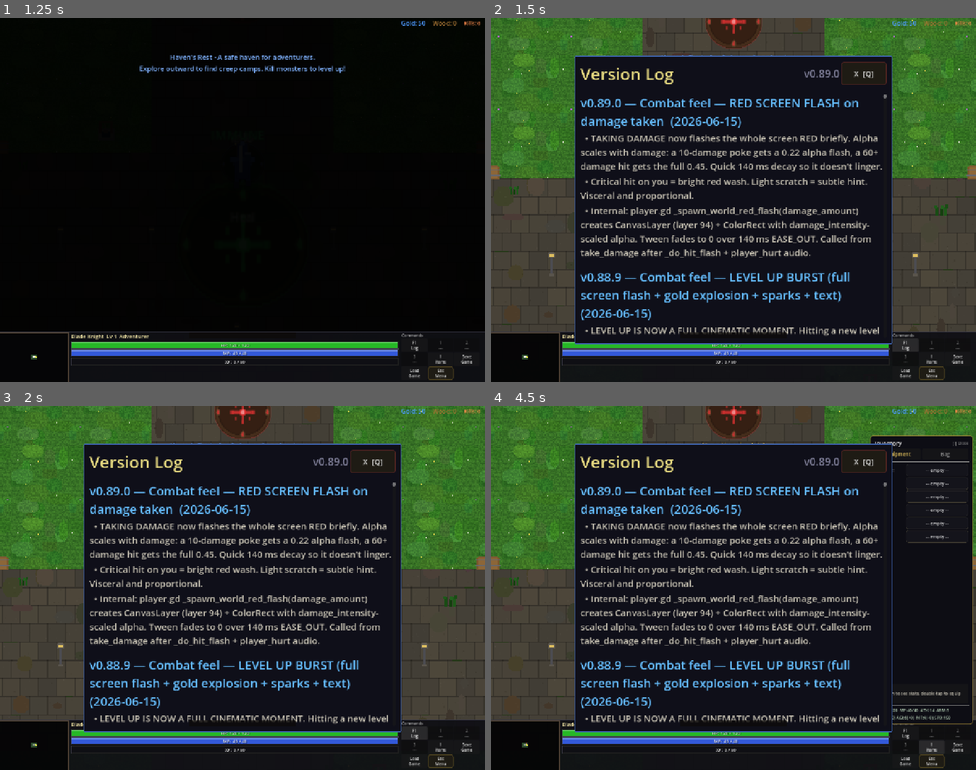
Above: before the commit, frames 1-4 (two rows, left to right).
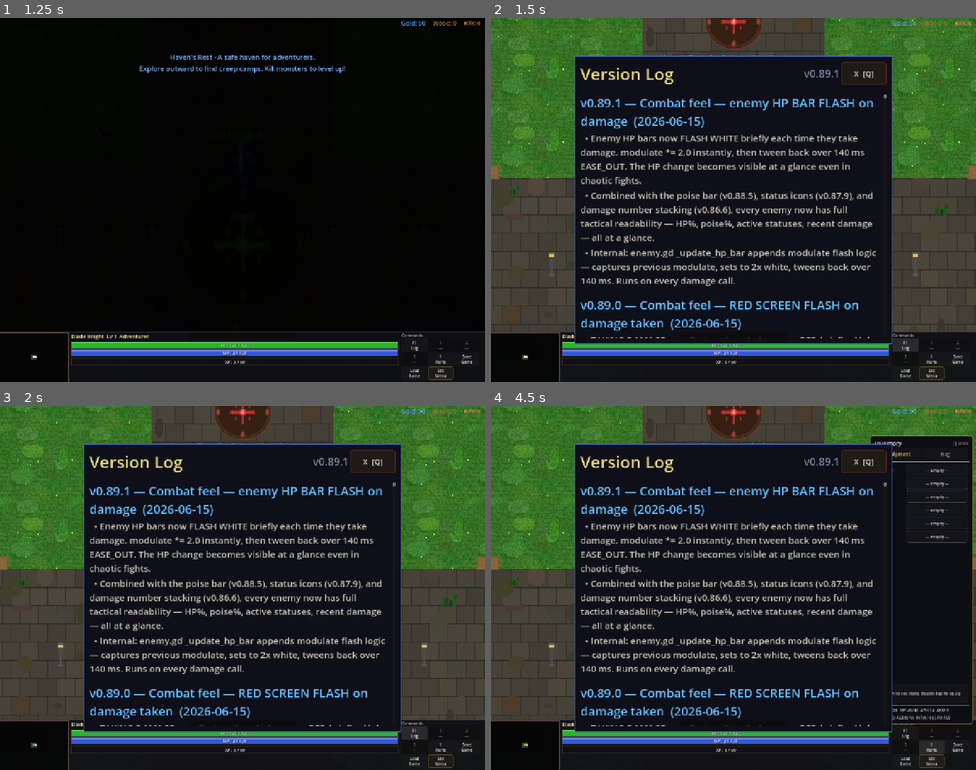
Above: after the commit, the same moments.

Repository: slxny/legends-open-rpg
Game: Godot game, scene res://scenes/main.tscn
Two runs of this game, one before a commit and one after it. Both use one fixed random seed, a clock stepped at 60 frames per second and the inputs below.
Inputs (mouse positions are in pixels of both pictures, inside the frame that each line leads up to):
- Up to frame 1 (1.25 s): tap Enter at 0.5 s; move the mouse to (218, 272) at 0.52 s; hold W (move_up) from 0.53 s (still down); hold Q (ability_1) from 0.53 s (still down); click (218, 272) at 0.67 s
- Up to frame 2 (1.5 s): release W (move_up) at 1.25 s; release Q (ability_1) at 1.25 s; click "F1 Log" at 1.25 s
- Up to frame 3 (2 s): no input
- Up to frame 4 (4.5 s): click "1 ---" at 2 s; click "2 ---" at 2.75 s; click "3 ---" at 3.5 s; click "I Items" at 4.25 s

Frame 1 is identical in both runs. In frame 2, 11% of the frame differs, in the area x 18-81%, y 14-88%; in frame 3, 11%; in frame 4, 11%.

Commit message:
v0.89.1: Combat feel — enemy HP BAR FLASH on damage
Enemy HP bars now flash white briefly each time they take damage.
modulate *= 2.0 instantly, tweens back over 140ms EASE_OUT.

HP change visible at a glance even in chaotic fights.

- enemy.gd _update_hp_bar:
  After hp_bar.set_value and visibility check:
    captures prev_mod = hp_bar.modulate
    hp_bar.modulate = Color(2.0, 2.0, 2.0, prev_mod.a)
    Tween modulate → prev_mod over 0.14s EASE_OUT.
  Runs on every damage call (called from take_damage,
  poise damage paths, etc.).

Combined with poise bar (v0.88.5), status icons (v0.87.9), damage
number stacking (v0.86.6), every enemy now has full tactical
readability — HP, poise, active statuses, recent damage — all at
a glance.

Headless: smoke all PASS, parse clean.

Co-Authored-By: Claude Opus 4.7 (1M context) <noreply@anthropic.com>

Diff:
--- a/scenes/enemies/enemy.gd
+++ b/scenes/enemies/enemy.gd
@@ -3336,6 +3336,12 @@
 		hp_bar.set_value(stats.current_hp, stats.max_hp)
 		if not _is_selected:
 			hp_bar.visible = stats.current_hp < stats.max_hp
+		# Phase 6.x — brief white flash on HP bar when damage is taken so
+		# the change is visible at a glance.
+		var prev_mod := hp_bar.modulate
+		hp_bar.modulate = Color(2.0, 2.0, 2.0, prev_mod.a)
+		var t := hp_bar.create_tween()
+		t.tween_property(hp_bar, "modulate", prev_mod, 0.14).set_trans(Tween.TRANS_QUAD).set_ease(Tween.EASE_OUT)
 
 func get_stats_dict() -> Dictionary:
 	return stats.get_stats_dict()
--- a/scenes/ui/changelog_dialog.gd
+++ b/scenes/ui/changelog_dialog.gd
@@ -9,9 +9,19 @@
 var _is_visible: bool = false
 var _is_mobile: bool = false
 
-const GAME_VERSION := "v0.89.0"
+const GAME_VERSION := "v0.89.1"
 
 const CHANGELOG: Array[Dictionary] = [
+	{
+		"version": "v0.89.1",
+		"title": "Combat feel — enemy HP BAR FLASH on damage",
+		"date": "2026-06-15",
+		"entries": [
+			"Enemy HP bars now FLASH WHITE briefly each time they take damage. modulate *= 2.0 instantly, then tween back over 140 ms EASE_OUT. The HP change becomes visible at a glance even in chaotic fights.",
+			"Combined with the poise bar (v0.88.5), status icons (v0.87.9), and damage number stacking (v0.86.6), every enemy now has full tactical readability — HP%, poise%, active statuses, recent damage — all at a glance.",
+			"Internal: enemy.gd _update_hp_bar appends modulate flash logic — captures previous modulate, sets to 2x white, tweens back over 140 ms. Runs on every damage call.",
+		]
+	},
 	{
 		"version": "v0.89.0",
 		"title": "Combat feel — RED SCREEN FLASH on damage taken",
